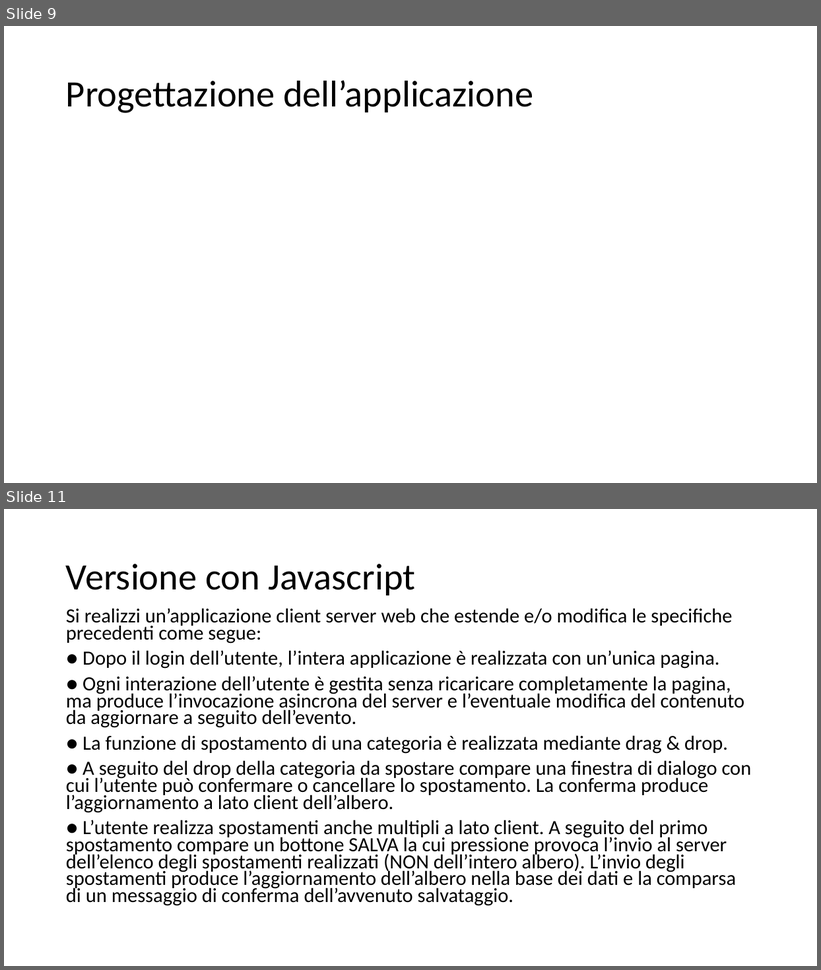
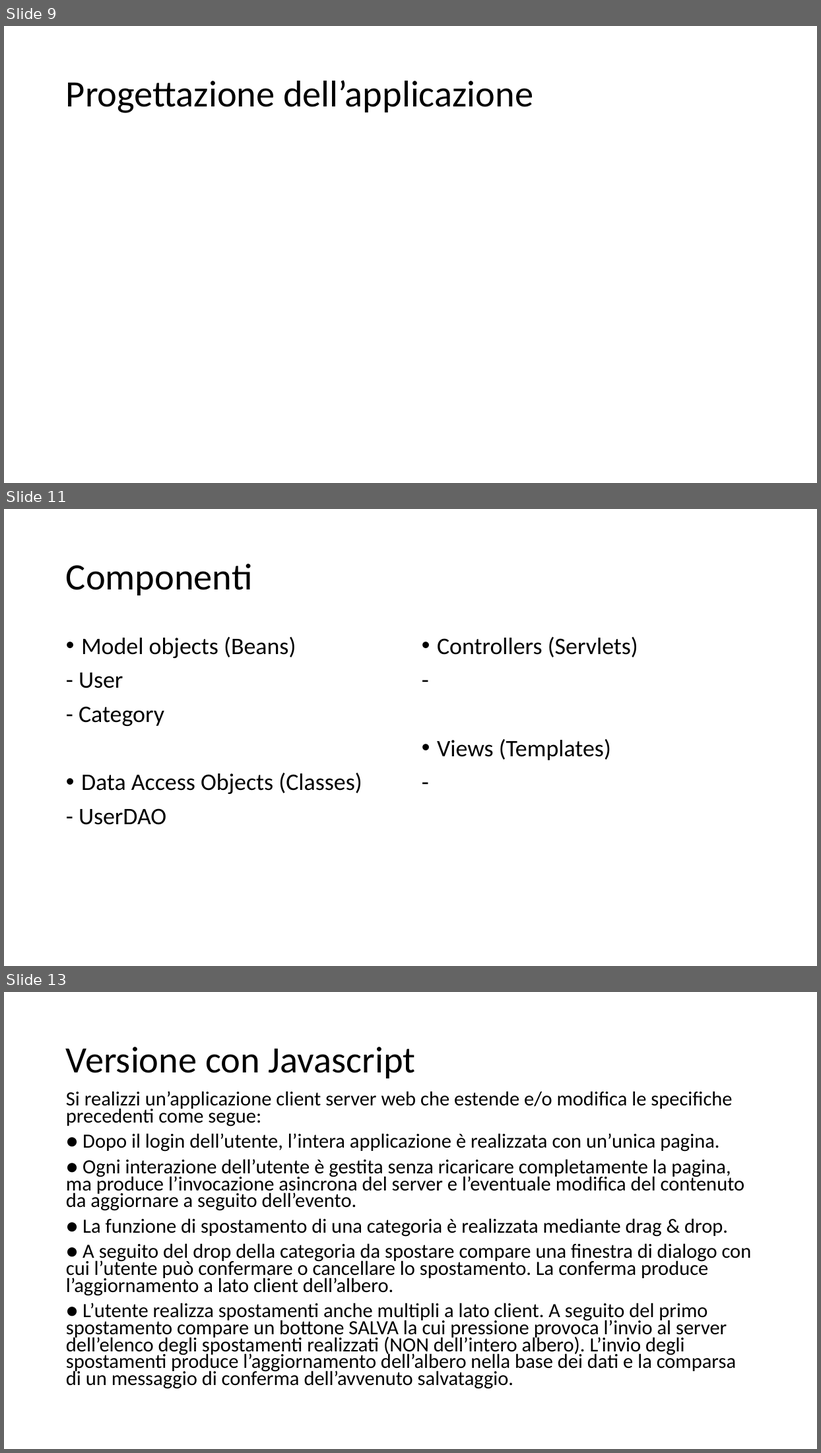
Before and after one commit to Trixyz28/TIW-ImgCatalog, a slide deck: Documents/TIWProject.pptx. Shown one above the other, each under a label of ours: slides 9 and 11 before the commit, slides 9, 11 and 13 after it; the slides between them are not shown. The pictures are 821x970 and 821x1453 pixels, drawn with LibreOffice and Linux fonts; fonts in the diff are those of the drawing. Boxes give left, top, right and bottom in pixels: in the first picture for what was removed or moved away, otherwise in the second. Text is boxed around its words. In the diff, an @@ line names an element or a change of style, - is before the commit and + after.

```diff
--- a/Documents/TIWProject.pptx
+++ b/Documents/TIWProject.pptx
@@ slide 11 added at [4,509,817,966], background #FFFFFF @@
@@ title added at [66,564,253,595], 44 pt, text #000000 @@
+Componenti
@@ text added at [79,637,362,825], 28 pt, text #000000 @@
+• Model objects (Beans)
+- User
+- Category
+• Data Access Objects (Classes)
+- UserDAO
@@ text added at [437,637,638,760], 28 pt, text #000000 @@
+• Controllers (Servlets)
+-
+• Views (Templates)
+-
@@ what was slide 11 is now slide 13 @@
```
Also in this commit, not shown: 3 slides changed, 1 other slide added, 11 other files.
